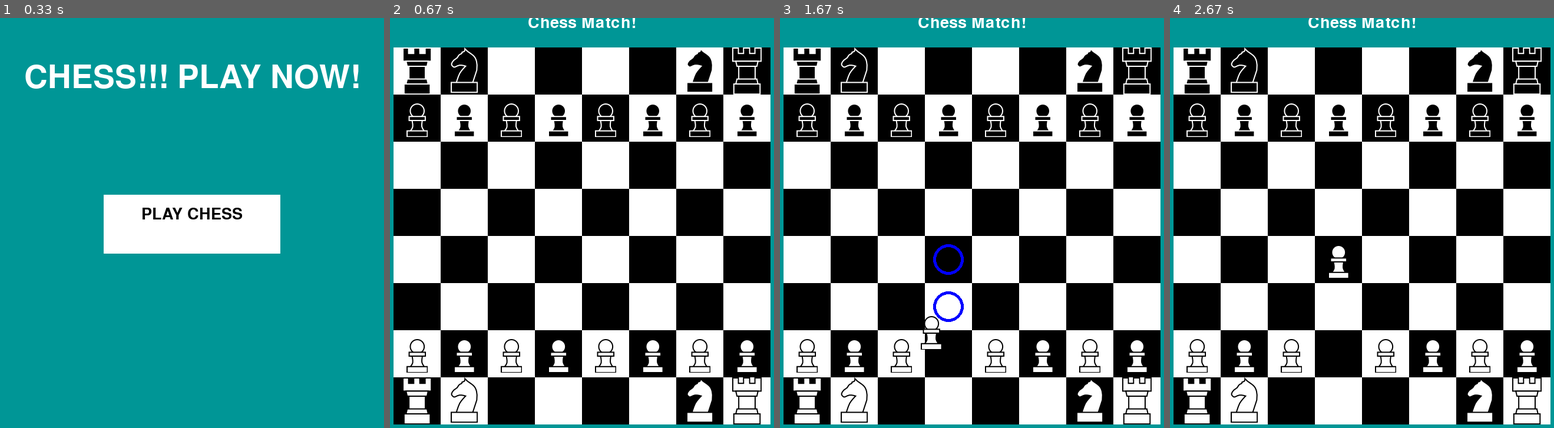
Above: before the commit, frames 1-4 (left to right).
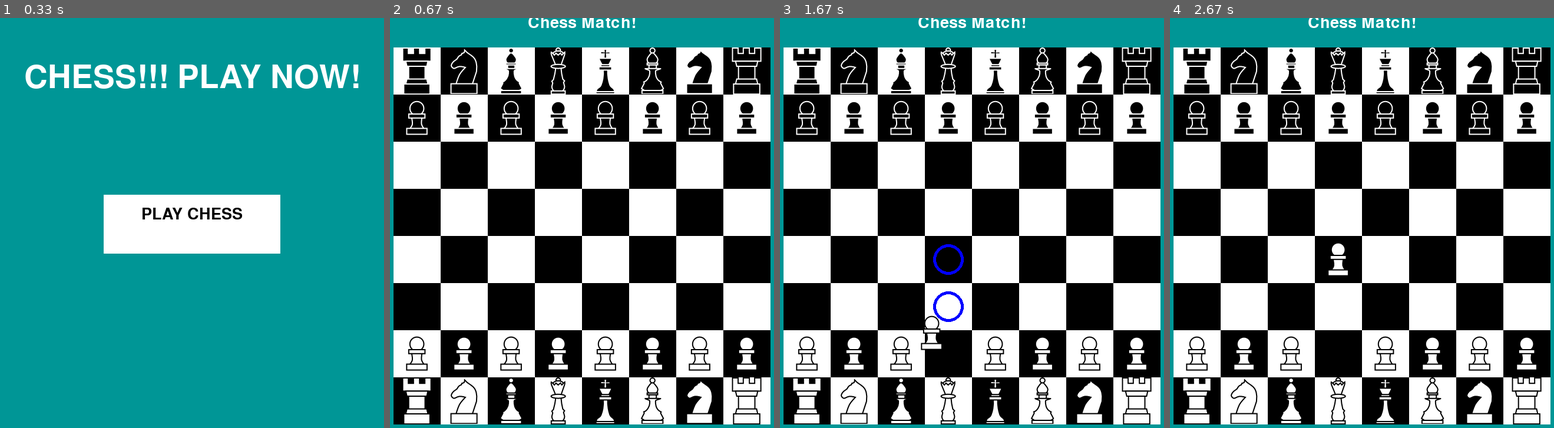
Above: after the commit, the same moments.

Repository: LJPCODESTUDIO/Pygame-Chess
Game: pygame game, started from main.py
The game is run twice, just before and just after one commit, with the same random seed, the same clock (stepped at 60 frames per second) and the same inputs.
Inputs (mouse positions are in pixels of both pictures, inside the frame that each line leads up to):
- Up to frame 1 (0.33 s): no input
- Up to frame 2 (0.67 s): press the mouse at (582, 223) at 0.37 s; move the mouse to (570, 165) at 0.47 s; release the mouse at (558, 112) at 0.6 s
- Up to frame 3 (1.67 s): click "Chess Match!" at 0.72 s; press the mouse at (972, 223) at 1.03 s; move the mouse to (952, 231) at 1.13 s; release the mouse at (933, 239) at 1.27 s; click (929, 333) at 1.38 s
- Up to frame 4 (2.67 s): click (1331, 243) at 1.72 s; press the mouse at (1331, 243) at 2.03 s; move the mouse to (1327, 214) at 2.13 s; release the mouse at (1327, 186) at 2.27 s; press the mouse at (1331, 243) at 2.37 s; move the mouse to (1373, 173) at 2.47 s; release the mouse at (1419, 100) at 2.6 s

Frame 1 is identical in both runs. In frame 2, 5.8% of the frame differs, in the area x 3-97%, y 7-100%; in frame 3, 5.7%; in frame 4, 5.8%.

Commit message:
Basically done

Diff:
--- a/main.py
+++ b/main.py
@@ -23,7 +23,10 @@
 WHITE_MOVES = {"Pawn":[(-1, 0)]}
 MOVES = {
     "Knight":[(2, 1), (-2, 1), (2, -1), (-2, -1), (1, 2), (-1, 2), (1, -2), (-1, -2)],
-    "Rook":(4, 8)
+    "Rook":(4, 8),
+    "Bishop": (4, 8),
+    "Queen": (8, 8),
+    "King": [(1, 0), (1, 1), (0, 1), (-1, 1), (-1, 0), (-1, -1), (0, -1), (1, -1)]
     }
 
 #Events
@@ -49,27 +52,31 @@
 PLAY_IMAGE = pg.image.load(os.path.join("Assets", "play button.svg"))
 
 #Black Unit images
-BLACK_PAWN_IMAGE = pg.image.load(os.path.join("Assets", "Black Pawn.svg"))
-BLACK_PAWN = BLACK_PAWN_IMAGE
+BLACK_PAWN = pg.image.load(os.path.join("Assets", "Black Pawn.svg"))
 BLACK_KNIGHT_IMAGE = pg.image.load(os.path.join("Assets", "Black Knight.svg"))
 BLACK_ROOK_IMAGE = pg.image.load(os.path.join("Assets", "Black Rook.svg"))
+BLACK_BISHOP_IMAGE = pg.image.load(os.path.join("Assets", "Black Bishop.svg"))
+BLACK_QUEEN_IMAGE = pg.image.load(os.path.join("Assets", "Black Queen.svg"))
+BLACK_KING_IMAGE = pg.image.load(os.path.join("Assets", "Black King.svg"))
 
 #White Unit Images
-WHITE_PAWN_IMAGE = pg.image.load(os.path.join("Assets", "White Pawn.svg"))
-WHITE_PAWN = WHITE_PAWN_IMAGE
+WHITE_PAWN = pg.image.load(os.path.join("Assets", "White Pawn.svg"))
 WHITE_KNIGHT_IMAGE = pg.image.load(os.path.join("Assets", "White Knight.svg"))
 WHITE_ROOK_IMAGE = pg.image.load(os.path.join("Assets", "White Rook.svg"))
+WHITE_BISHOP_IMAGE = pg.image.load(os.path.join("Assets", "White Bishop.svg"))
+WHITE_QUEEN_IMAGE = pg.image.load(os.path.join("Assets", "White Queen.svg"))
+WHITE_KING_IMAGE = pg.image.load(os.path.join("Assets", "White King.svg"))
 
 #Global Vars
 grid = [
-    ["BR", "BK", "", "", "", "", "BK", "BR"],
+    ["BR", "BK", "BBI", "BQ", "BG", "BBI", "BK", "BR"],
     ["BP", "BP", "BP", "BP", "BP", "BP", "BP", "BP"],
     ["", "", "", "", "", "", "", ""],
     ["", "", "", "", "", "", "", ""],
     ["", "", "", "", "", "", "", ""],
     ["", "", "", "", "", "", "", ""],
     ["WP", "WP", "WP", "WP", "WP", "WP", "WP", "WP"],
-    ["WR", "WK", "", "", "", "", "WK", "WR"],
+    ["WR", "WK", "WBI", "WQ", "WG", "WBI", "WK", "WR"],
 ]
 old_grid = [
     ["", "", "", "", "", "", "", ""],
@@ -83,6 +90,8 @@
 ]
 grid_x = 0
 grid_y = 0
+grabbed = ""
+grabbed_pos = [0, 0]
 tile = ""
 console_text = ''
 command = ''
@@ -118,6 +127,8 @@
 def handle_commands():
     global show_debug
     global grid
+    global grid_x
+    global grid_y
     if command == "debug":
         if show_debug:
             show_debug = False
@@ -136,19 +147,31 @@
             ]
     elif command == "fill":
         grid = [
-                ["BR", "BK", "BP", "BP", "BP", "BP", "BK", "BR"],
+                ["BR", "BK", "BBI", "BQ", "BG", "BBI", "BK", "BR"],
                 ["BP", "BP", "BP", "BP", "BP", "BP", "BP", "BP"],
                 ["BP", "BP", "BP", "BP", "BP", "BP", "BP", "BP"],
                 ["BP", "BP", "BP", "BP", "BP", "BP", "BP", "BP"],
                 ["WP", "WP", "WP", "WP", "WP", "WP", "WP", "WP"],
                 ["WP", "WP", "WP", "WP", "WP", "WP", "WP", "WP"],
                 ["WP", "WP", "WP", "WP", "WP", "WP", "WP", "WP"],
-                ["WR", "WK", "WP", "WP", "WP", "WP", "WK", "WR"]
+                ["WR", "WK", "WBI", "WQ", "WG", "WBI", "WK", "WR"]
             ]
     elif "set" in command:
         args = command.split()
         if args[0] == "set_volume":
             SOUNDTRACK.set_volume(float(args[1]))
+    elif "spawn" in command:
+        global grabbed
+        global grabbed_pos
+        args = command.split()
+        mouse_pos = pg.mouse.get_pos()
+        get_tile(mouse_pos[0], mouse_pos[1], OFFSET_X, OFFSET_Y)
+        old_grid[grid_y][grid_x] = grid[grid_y][grid_x]
+        grid[grid_y][grid_x] = grid[grid_y][grid_x] + "O"
+        grabbed = args[1]
+        grabbed_pos[0] = grid_y
+        grabbed_pos[1] = grid_x
+        find_pos(grabbed, grabbed_pos)
 
 
 def handle_debugs(grabbed_unit):
@@ -164,6 +187,94 @@
 
 #Find all the valid locations to move
 def find_pos(grabbed_unit, grabbed_pos):
+    if "G" in grabbed_unit:
+        for possible  in MOVES["King"]:
+            possible_x = grabbed_pos[1] + possible[1]
+            possible_y = grabbed_pos[0] + possible[0]
+            if possible_x > 7 or possible_y > 7 or possible_x < 0 or possible_y < 0:
+                continue
+            if "W" in grid[possible_y][possible_x] and "W" in grabbed_unit:
+                continue
+            if "B" in grid[possible_y][possible_x] and "B" in grabbed_unit:
+                continue
+            grid[possible_y][possible_x] = grid[possible_y][possible_x] + "O"
+
+    if "Q" in grabbed_unit:
+        direction = 1
+        for i in range(MOVES["Queen"][0]):
+            possible_x = grabbed_pos[1]
+            possible_y = grabbed_pos[0]
+            for possible in range(MOVES["Queen"][1]):
+                if direction == 1:#|
+                    possible_y = possible_y - 1
+                elif direction == 2:#/
+                    possible_x = possible_x + 1
+                    possible_y = possible_y - 1
+                elif direction == 3:#-
+                    possible_x = possible_x + 1
+                elif direction == 4:#\
+                    possible_x = possible_x + 1
+                    possible_y = possible_y + 1
+                elif direction == 5:#|
+                    possible_y = possible_y + 1
+                elif direction == 6:#/
+                    possible_x = possible_x - 1
+                    possible_y = possible_y + 1
+                elif direction == 7:#-
+                    possible_x = possible_x - 1
+                elif direction == 8:#\
+                    possible_x = possible_x - 1
+                    possible_y = possible_y - 1
+
+                if possible_x > 7 or possible_y > 7 or possible_x < 0 or possible_y < 0:
+                    continue
+
+                if grid[possible_y][possible_x] == "":
+                    grid[possible_y][possible_x] = "O"
+                elif "W" in grid[possible_y][possible_x]:
+                    if "B" in grabbed_unit:
+                        grid[possible_y][possible_x] = grid[possible_y][possible_x] + "O"
+                    break
+                elif "B" in grid[possible_y][possible_x]:
+                    if "W" in grabbed_unit:
+                        grid[possible_y][possible_x] = grid[possible_y][possible_x] + "O"
+                    break
+            direction += 1
+
+    if "BI" in grabbed_unit:
+        direction = 1
+        for i in range(MOVES["Bishop"][0]):
+            possible_x = grabbed_pos[1]
+            possible_y = grabbed_pos[0]
+            for possible in range(MOVES["Bishop"][1]):
+                if direction == 1:
+                    possible_x = possible_x + 1
+                    possible_y = possible_y + 1
+                elif direction == 2:
+                    possible_x = possible_x + 1
+                    possible_y = possible_y - 1
+                elif direction == 3:
+                    possible_x = possible_x - 1
+                    possible_y = possible_y - 1
+                elif direction == 4:
+                    possible_x = possible_x - 1
+                    possible_y = possible_y + 1
+
+                if possible_x > 7 or possible_y > 7 or possible_x < 0 or possible_y < 0:
+                    continue
+
+                if grid[possible_y][possible_x] == "":
+                    grid[possible_y][possible_x] = "O"
+                elif "W" in grid[possible_y][possible_x]:
+                    if "BBI" in grabbed_unit:
+                        grid[possible_y][possible_x] = grid[possible_y][possible_x] + "O"
+                    break
+                elif "B" in grid[possible_y][possible_x]:
+                    if "WBI" in grabbed_unit:
+                        grid[possible_y][possible_x] = grid[possible_y][possible_x] + "O"
+                    break
+            direction += 1
+
     if "R" in grabbed_unit:
         direction = 1
         for i in range(MOVES["Rook"][0]):
@@ -205,9 +316,13 @@
 
     if grabbed_unit == "BP":
         possible_x = grabbed_pos[1]
-        possible_y = clamp(grabbed_pos[0] + BLACK_MOVES["Pawn"][0][0], 0, 7)
+        possible_y = grabbed_pos[0] + BLACK_MOVES["Pawn"][0][0]
         kill_x1 = grabbed_pos[1] + 1
         kill_x2 = grabbed_pos[1] - 1
+
+        if possible_y > 7:
+            return
+
         if grid[possible_y][possible_x] == "":
             grid[possible_y][possible_x] = "O"
             if grid[clamp(possible_y+1, 0, 7)][possible_x] == "" and grabbed_pos[0] == 1:
@@ -220,9 +335,13 @@
 
     if grabbed_unit == "WP":
         possible_x = grabbed_pos[1]
-        possible_y = clamp(grabbed_pos[0] + WHITE_MOVES["Pawn"][0][0], 0, 7)
+        possible_y = grabbed_pos[0] + WHITE_MOVES["Pawn"][0][0]
         kill_x1 = grabbed_pos[1] + 1
         kill_x2 = grabbed_pos[1] - 1
+
+        if possible_y < 0:
+            return
+
         if grid[possible_y][possible_x] == "":
             grid[possible_y][possible_x] = "O"
             if grid[clamp(possible_y-1, 0, 7)][possible_x] == "" and grabbed_pos[0] == 6:
@@ -236,76 +355,10 @@
 #Because it doesn't like removing circles
 def remove_pos(grabbed_unit, grabbed_pos):
     global grid
-    if "R" in grabbed_unit:
-        direction = 1
-        for i in range(MOVES["Rook"][0]):
-            possible_x = grabbed_pos[1]
-            possible_y = grabbed_pos[0]
-            for possible in range(MOVES["Rook"][1]):
-                if direction == 1:
-                    possible_y = clamp(possible_y + 1, 0, 7)
-                elif direction == 2:
-                    possible_x = clamp(possible_x + 1, 0, 7)
-                elif direction == 3:
-                    possible_y = clamp(possible_y - 1, 0, 7)
-                elif direction == 4:
-                    possible_x = clamp(possible_x - 1, 0, 7)
-
-                if grid[possible_y][possible_x] == "O":
-                    point = grid[possible_y][possible_x].replace("O", "")
-                    grid[possible_y][possible_x] = point
-                elif "W" in grid[possible_y][possible_x]:
-                    if "B" in grabbed_unit:
-                        point = grid[possible_y][possible_x].replace("O", "")
-                        grid[possible_y][possible_x] = point
-                    break
-                elif "B" in grid[possible_y][possible_x]:
-                    if "W" in grabbed_unit:
-                        point = grid[possible_y][possible_x].replace("O", "")
-                        grid[possible_y][possible_x] = point
-                    break
-            direction += 1
-
-    if "K" in grabbed_unit:
-        for possible  in MOVES["Knight"]:
-            possible_x = clamp(grabbed_pos[1] + possible[1], 0, 7)
-            possible_y = clamp(grabbed_pos[0] + possible[0], 0, 7)
-            point = grid[possible_y][possible_x].replace("O", "")
-            grid[possible_y][possible_x] = point
-
-    if grabbed_unit == "BP":
-        possible_x = grabbed_pos[1]
-        possible_y = clamp(grabbed_pos[0] + BLACK_MOVES["Pawn"][0][0], 0, 7)
-        kill_x1 = grabbed_pos[1] + 1
-        kill_x2 = grabbed_pos[1] - 1
-        if grid[possible_y][possible_x] == "O":
-            grid[possible_y][possible_x] = ""
-            if grid[clamp(possible_y+1, 0, 7)][possible_x] == "O" and grabbed_pos[0] == 1:
-                grid[clamp(possible_y+1, 0, 7)][possible_x] = ""
-
-        if kill_x1 <= 7 and "W" in grid[possible_y][kill_x1]:
-            point = grid[possible_y][kill_x1].replace("O", "")
-            grid[possible_y][kill_x1] = point
-        if kill_x2 >= 0 and "W" in grid[possible_y][kill_x2]:
-            point = grid[possible_y][kill_x2].replace("O", "")
-            grid[possible_y][kill_x2] = point
-
-    if grabbed_unit == "WP":
-        possible_x = grabbed_pos[1]
-        possible_y = clamp(grabbed_pos[0] + WHITE_MOVES["Pawn"][0][0], 0, 7)
-        kill_x1 = grabbed_pos[1] + 1
-        kill_x2 = grabbed_pos[1] - 1
-        if grid[possible_y][possible_x] == "O":
-            grid[possible_y][possible_x] = ""
-            if grid[clamp(possible_y-1, 0, 7)][possible_x] == "O" and grabbed_pos[0] == 6:
-                grid[clamp(possible_y-1, 0, 7)][possible_x] = ""
-
-        if kill_x1 <= 7 and "B" in grid[possible_y][kill_x1]:
-            point = grid[possible_y][kill_x1].replace("O", "")
-            grid[possible_y][kill_x1] = point
-        if kill_x2 >= 0 and "B" in grid[possible_y][kill_x2]:
-            point = grid[possible_y][kill_x2].replace("O", "")
-            grid[possible_y][kill_x2] = point
+    for cell_y in range(GRID_SIZE):
+        for cell_x in range(GRID_SIZE):
+            point = grid[cell_y][cell_x].replace("O", "")
+            grid[cell_y][cell_x] = point
 
 #Draw the screen
 def draw_debug():
@@ -334,12 +387,24 @@
             SCREEN.blit(BLACK_KNIGHT_IMAGE, (mouse_pos[0]-(BLACK_KNIGHT_IMAGE.get_width()//2), mouse_pos[1]-(BLACK_KNIGHT_IMAGE.get_height()//2)))
         elif grabbed_unit == "BR":
             SCREEN.blit(BLACK_ROOK_IMAGE, (mouse_pos[0]-(BLACK_ROOK_IMAGE.get_width()//2), mouse_pos[1]-(BLACK_ROOK_IMAGE.get_height()//2)))
+        elif grabbed_unit == "BBI":
+            SCREEN.blit(BLACK_BISHOP_IMAGE, (mouse_pos[0]-(BLACK_BISHOP_IMAGE.get_width()//2), mouse_pos[1]-(BLACK_BISHOP_IMAGE.get_height()//2)))
+        elif grabbed_unit == "BQ":
+            SCREEN.blit(BLACK_QUEEN_IMAGE, (mouse_pos[0]-(BLACK_QUEEN_IMAGE.get_width()//2), mouse_pos[1]-(BLACK_QUEEN_IMAGE.get_height()//2)))
+        elif grabbed_unit == "BG":
+            SCREEN.blit(BLACK_KING_IMAGE, (mouse_pos[0]-(BLACK_KING_IMAGE.get_width()//2), mouse_pos[1]-(BLACK_KING_IMAGE.get_height()//2)))
         elif grabbed_unit == "WP":
             SCREEN.blit(WHITE_PAWN, (mouse_pos[0]-(WHITE_PAWN.get_width()//2), mouse_pos[1]-(WHITE_PAWN.get_height()//2)))
         elif grabbed_unit == "WK":
             SCREEN.blit(WHITE_KNIGHT_IMAGE, (mouse_pos[0]-(WHITE_KNIGHT_IMAGE.get_width()//2), mouse_pos[1]-(WHITE_KNIGHT_IMAGE.get_height()//2)))
         elif grabbed_unit == "WR":
             SCREEN.blit(WHITE_ROOK_IMAGE, (mouse_pos[0]-(WHITE_ROOK_IMAGE.get_width()//2), mouse_pos[1]-(WHITE_ROOK_IMAGE.get_height()//2)))
+        elif grabbed_unit == "WBI":
+            SCREEN.blit(WHITE_BISHOP_IMAGE, (mouse_pos[0]-(WHITE_BISHOP_IMAGE.get_width()//2), mouse_pos[1]-(WHITE_BISHOP_IMAGE.get_height()//2)))
+        elif grabbed_unit == "WQ":
+            SCREEN.blit(WHITE_QUEEN_IMAGE, (mouse_pos[0]-(WHITE_QUEEN_IMAGE.get_width()//2), mouse_pos[1]-(WHITE_QUEEN_IMAGE.get_height()//2)))
+        elif grabbed_unit == "WG":
+            SCREEN.blit(WHITE_KING_IMAGE, (mouse_pos[0]-(WHITE_KING_IMAGE.get_width()//2), mouse_pos[1]-(WHITE_KING_IMAGE.get_height()//2)))
     if show_debug:
         draw_debug()
     draw_console()
@@ -355,19 +420,34 @@
             cell = pg.Rect(move_x, move_y, cell_size, cell_size)
             pg.draw.rect(SCREEN, colour, cell)
             if "BP" in grid[cell_y][cell_x]:
-                SCREEN.blit(BLACK_PAWN, (move_x+22, move_y+15))
+                SCREEN.blit(BLACK_PAWN, (move_x, move_y))
             if "BK" in grid[cell_y][cell_x]:
-                SCREEN.blit(BLACK_KNIGHT_IMAGE, (move_x+17, move_y))
+                SCREEN.blit(BLACK_KNIGHT_IMAGE, (move_x, move_y))
             if "BR" in grid[cell_y][cell_x]:
-                SCREEN.blit(BLACK_ROOK_IMAGE, (move_x+15, move_y))
+                SCREEN.blit(BLACK_ROOK_IMAGE, (move_x, move_y))
+            if "BBI" in grid[cell_y][cell_x]:
+                SCREEN.blit(BLACK_BISHOP_IMAGE, (move_x, move_y))
+            if "BQ" in grid[cell_y][cell_x]:
+                SCREEN.blit(BLACK_QUEEN_IMAGE, (move_x, move_y))
+            if "BG" in grid[cell_y][cell_x]:
+                SCREEN.blit(BLACK_KING_IMAGE, (move_x, move_y))
             if "WP" in grid[cell_y][cell_x]:
-                SCREEN.blit(WHITE_PAWN, (move_x+22, move_y+15))
+                SCREEN.blit(WHITE_PAWN, (move_x, move_y))
             if "WK" in grid[cell_y][cell_x]:
-                SCREEN.blit(WHITE_KNIGHT_IMAGE, (move_x+17, move_y))
+                SCREEN.blit(WHITE_KNIGHT_IMAGE, (move_x, move_y))
             if "WR" in grid[cell_y][cell_x]:
-                SCREEN.blit(WHITE_ROOK_IMAGE, (move_x+15, move_y))
+                SCREEN.blit(WHITE_ROOK_IMAGE, (move_x, move_y))
+            if "WBI" in grid[cell_y][cell_x]:
+                SCREEN.blit(WHITE_BISHOP_IMAGE, (move_x, move_y))
+            if "WQ" in grid[cell_y][cell_x]:
+                SCREEN.blit(WHITE_QUEEN_IMAGE, (move_x, move_y))
+            if "WG" in grid[cell_y][cell_x]:
+                SCREEN.blit(WHITE_KING_IMAGE, (move_x, move_y))
             if "O" in grid[cell_y][cell_x]:
-                pg.draw.circle(SCREEN, BLUE, (move_x + (cell_size//2), move_y + (cell_size//2)), cell_size//3, 5)
+                if len(grid[cell_y][cell_x]) > 1:
+                    pg.draw.circle(SCREEN, RED, (move_x + (cell_size//2), move_y + (cell_size//2)), cell_size//3, 5)
+                else:
+                    pg.draw.circle(SCREEN, BLUE, (move_x + (cell_size//2), move_y + (cell_size//2)), cell_size//3, 5)
             move_x += cell_size
             if colour == WHITE:
                 colour = BLACK
@@ -403,6 +483,7 @@
 
     clock = pg.time.Clock()
     run = True
+    console = False
     global console_text
     global command
     SOUNDTRACK.play()
@@ -454,13 +535,13 @@
     pg.time.set_timer(REPEAT_SOUND, int(SOUNDTRACK.get_length() * 1000))
     clock = pg.time.Clock()
     run = True
-    console = True
-    grabbed_unit = ""
-    grabbed_pos = [0, 0]
+    console = False
     global console_text
     global command
     global grid
     global old_grid
+    global grabbed
+    global grabbed_pos
     while run:
         clock.tick(FPS)
         for event in pg.event.get():
@@ -476,22 +557,22 @@
                 if mouse[0]:
                     mouse_pos = pg.mouse.get_pos()
                     get_tile(mouse_pos[0], mouse_pos[1], OFFSET_X, OFFSET_Y)
-                    if grabbed_unit == "":
+                    if grabbed == "":
                         old_grid[grid_y][grid_x] = grid[grid_y][grid_x]
-                        grabbed_unit = grid[grid_y][grid_x]
+                        grabbed = grid[grid_y][grid_x]
                         grabbed_pos[0] = grid_y
                         grabbed_pos[1] = grid_x
-                        find_pos(grabbed_unit, grabbed_pos)
+                        find_pos(grabbed, grabbed_pos)
                         grid[grid_y][grid_x] = ""
                     else:
                         if "O" in grid[grid_y][grid_x]:
-                            remove_pos(grabbed_unit, grabbed_pos)
-                            grid[grid_y][grid_x] = grabbed_unit
-                            grabbed_unit = ""
+                            remove_pos(grabbed, grabbed_pos)
+                            grid[grid_y][grid_x] = grabbed
+                            grabbed = ""
                         else:
                             grid[grabbed_pos[0]][grabbed_pos[1]] = old_grid[grabbed_pos[0]][grabbed_pos[1]]
-                            remove_pos(grabbed_unit, grabbed_pos)
-                            grabbed_unit = ""
+                            remove_pos(grabbed, grabbed_pos)
+                            grabbed = ""
 
             if event.type == pg.KEYDOWN:
                 if console:
@@ -514,9 +595,9 @@
                         console_text = '>' + command
 
         if show_debug:
-            handle_debugs(grabbed_unit)
-
-        draw_screen(GRID_SIZE, CELL_SIZE, grabbed_unit)
+            handle_debugs(grabbed)
+
+        draw_screen(GRID_SIZE, CELL_SIZE, grabbed)
 
     title()
 
Not shown, added: Assets/Black Bishop.svg
Not shown, added: Assets/Black King.svg
Not shown, changed: Assets/Black Knight.svg
Not shown, changed: Assets/Black Pawn.svg
Not shown, added: Assets/Black Queen.svg
Not shown, changed: Assets/Black Rook.svg
Not shown, added: Assets/White Bishop.svg
Not shown, added: Assets/White King.svg
Not shown, changed: Assets/White Knight.svg
Not shown, changed: Assets/White Pawn.svg
Not shown, added: Assets/White Queen.svg
Not shown, changed: Assets/White Rook.svg
